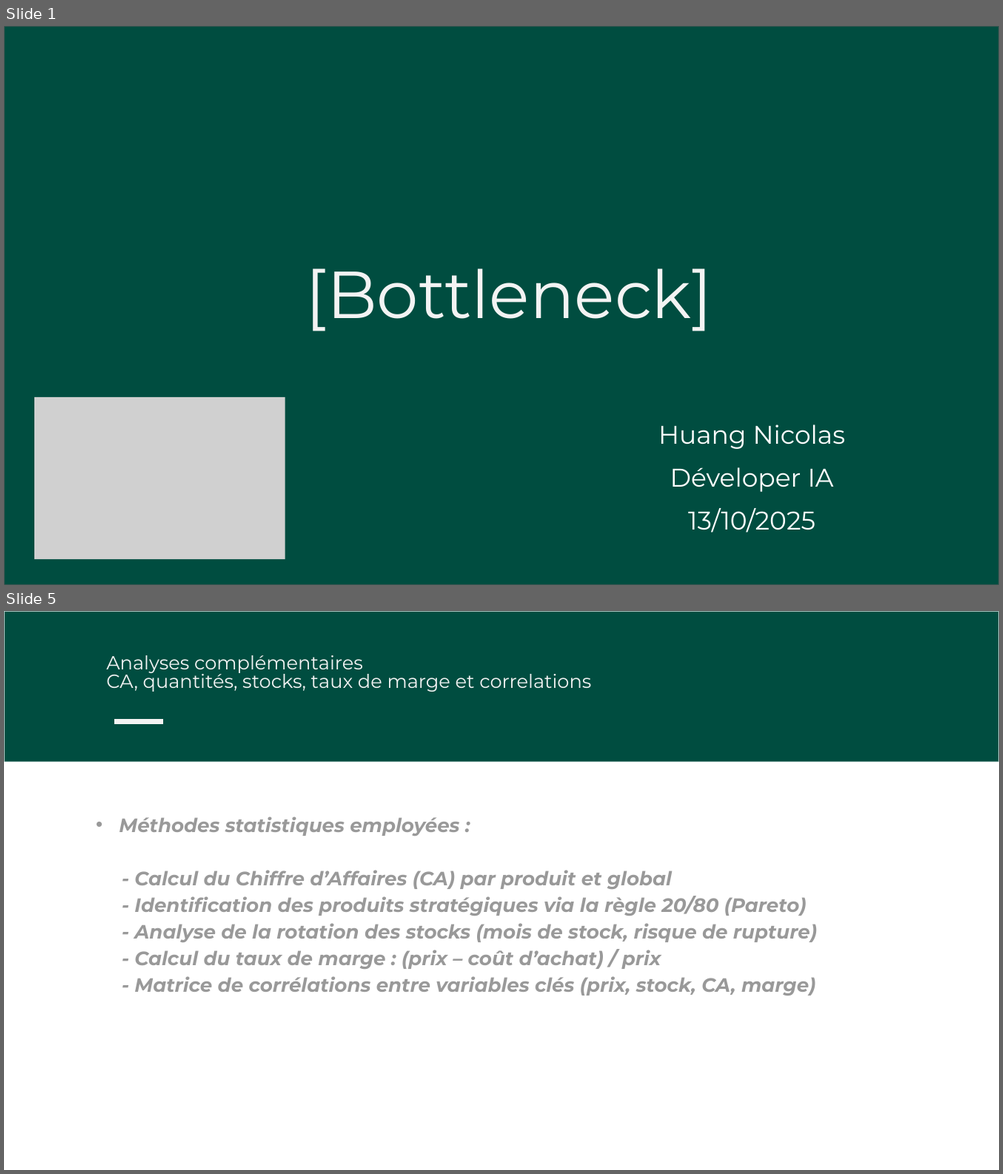
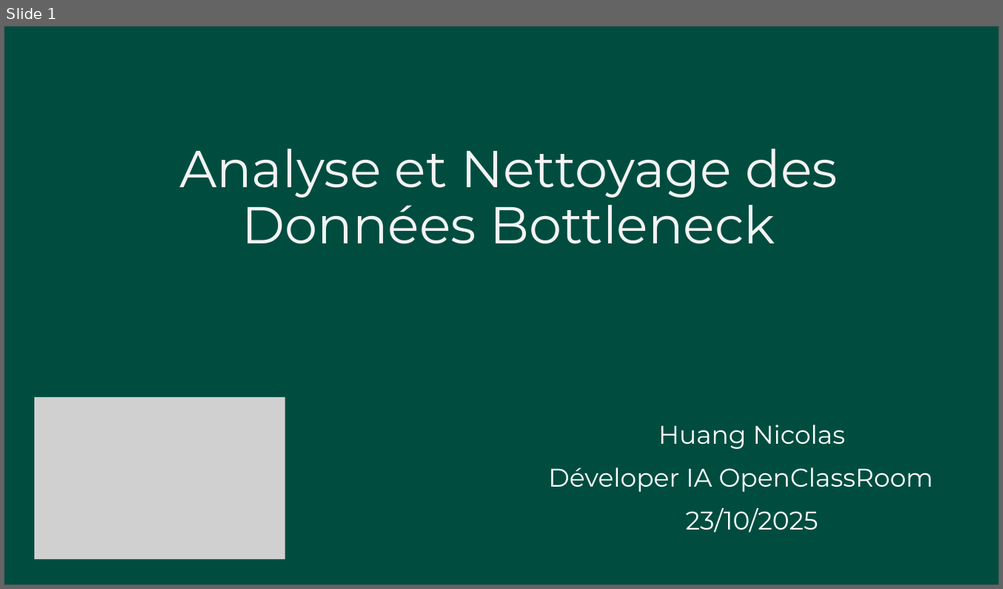
Before and after one commit to hNnicolas/P8_Gestion_donnee_boutique_python, a slide deck: Huang_Nicolas_2_Presentation_Bottleneck_102025.pptx. Shown one above the other, each under a label of ours: slides 1 and 5 before the commit, slide 1 after it; the slides between them are not shown. The pictures are 1003x1174 and 1003x589 pixels, drawn with LibreOffice and Linux fonts; fonts in the diff are those of the drawing; grey boxes stand for pictures. Boxes give left, top, right and bottom in pixels: in the first picture for what was removed or moved away, otherwise in the second. Text is boxed around its words. In the diff, an @@ line names an element or a change of style, - is before the commit and + after.

Commit message:
Mise à jour du notebook, présentation et graphiques d’analyse

```diff
--- a/Huang_Nicolas_2_Presentation_Bottleneck_102025.pptx
+++ b/Huang_Nicolas_2_Presentation_Bottleneck_102025.pptx
@@ slide 5 removed at (4, 611, 999, 1170), background #FFFFFF @@
@@ freeform shape removed at (4, 611, 999, 762) @@
@@ freeform shape removed at (4, 611, 999, 763) @@
@@ text removed at (106, 655, 591, 692) @@
-Analyses complémentaires
-CA, quantités, stocks, taux de marge et correlations
@@ freeform shape removed at (114, 719, 163, 724) @@
@@ text removed at (119, 817, 817, 996) @@
-  • Méthodes statistiques employées :
-- Calcul du Chiffre d’Affaires (CA) par produit et global
-- Identification des produits stratégiques via la règle 20/80 (Pareto)
-- Analyse de la rotation des stocks (mois de stock, risque de rupture)
-- Calcul du taux de marge : (prix – coût d’achat) / prix
-- Matrice de corrélations entre variables clés (prix, stock, CA, marge)
@@ slide 1 changed as well @@
@@ text at (179, 149, 837, 244): text changed; size 96.2 to 75.2 pt @@
-[Bottleneck]
+Analyse et Nettoyage des Données Bottleneck
@@ text at (548, 468, 933, 492): text changed @@
-Déveloper IA
+Déveloper IA OpenClassRoom
@@ text at (686, 508, 818, 533): text changed @@
-13/10/2025
+23/10/2025
```
Also in this commit, not shown: 1 other slide changed, 15 slides added, 10 other slides removed, 14 other files.
